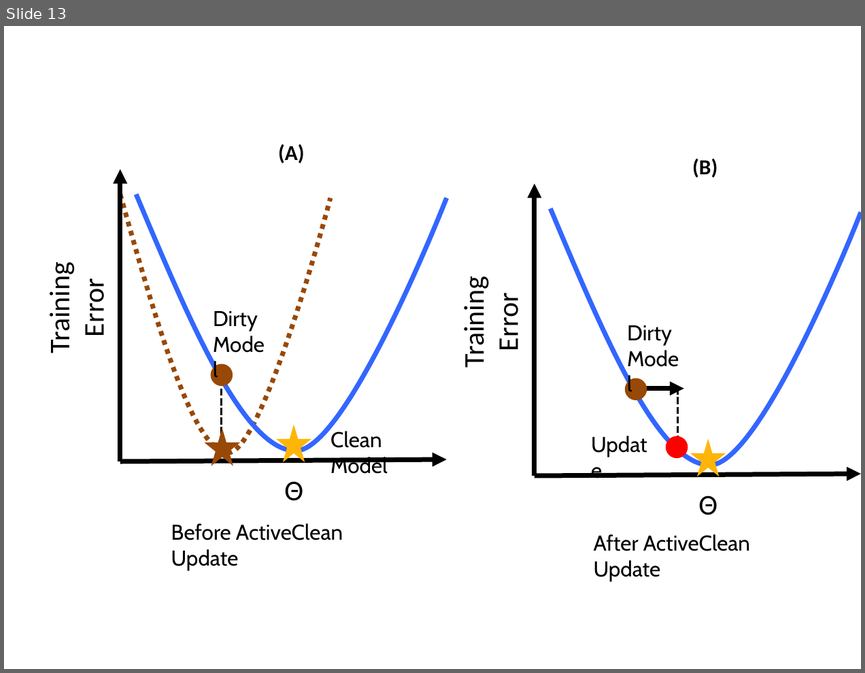
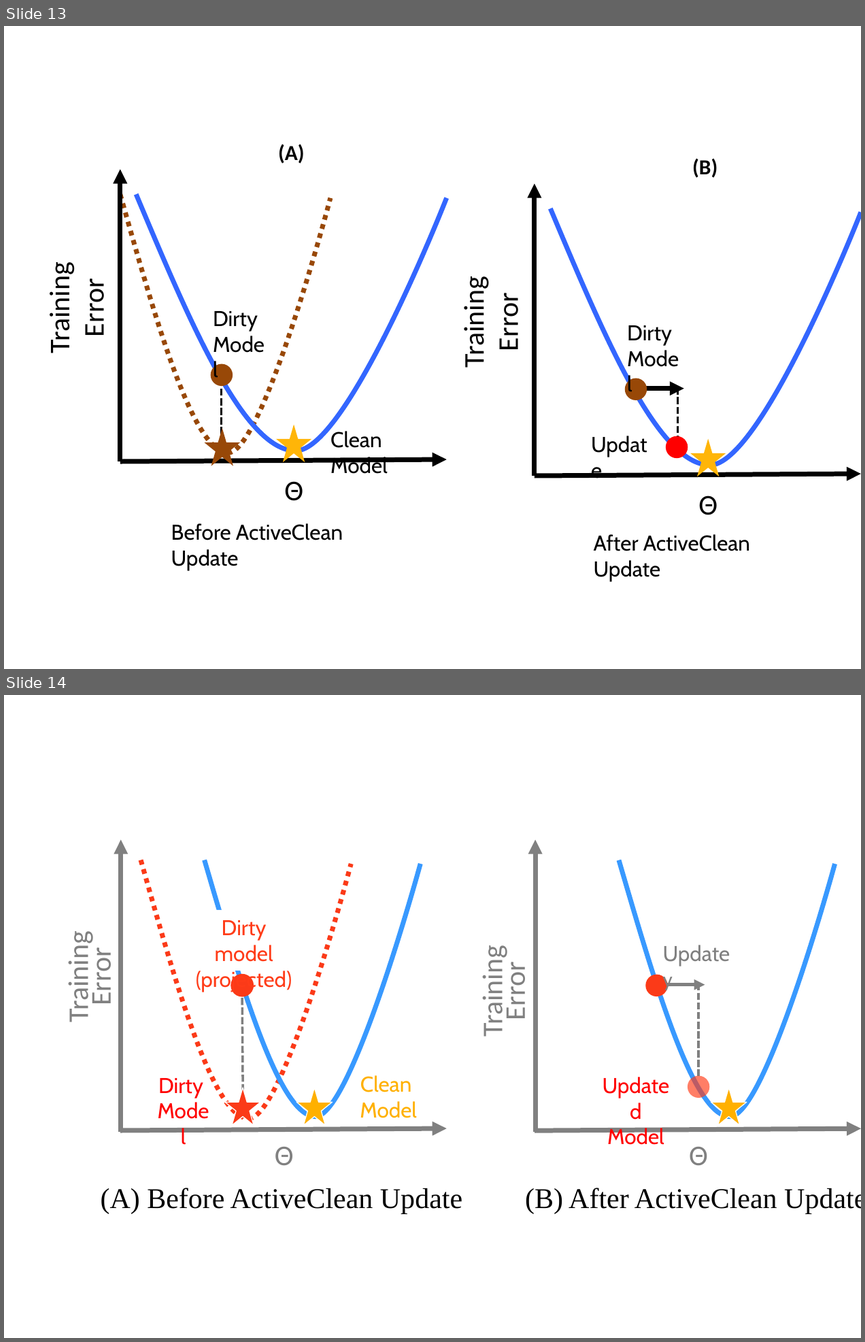
Before and after one commit to sjyk/sampleml, a slide deck: figs/figs.pptx. Shown one above the other, each under a label of ours: slide 13 before the commit, slides 13 and 14 after it. The pictures are 865x673 and 865x1342 pixels, drawn with LibreOffice and Linux fonts; fonts in the diff are those of the drawing. Boxes give left, top, right and bottom in pixels: in the first picture for what was removed or moved away, otherwise in the second. Text is boxed around its words. In the diff, an @@ line names an element or a change of style, - is before the commit and + after.

```diff
--- a/figs/figs.pptx
+++ b/figs/figs.pptx
@@ slide 14 added at <box>4,695,861,1338</box>, background #FFFFFF @@
@@ arrow added from (120, 1132) to (120, 840), #808080 4 pt @@
@@ arrow added from (535, 1132) to (535, 840), #808080 4 pt @@
@@ freeform shape added at <box>141,860,351,1118</box>, outline #FB3A18 4 pt dashed @@
@@ freeform shape added at <box>205,860,420,1117</box>, outline #3899FF 4 pt @@
@@ freeform shape added at <box>618,860,834,1117</box>, outline #3899FF 4 pt @@
@@ text added at <box>196,920,292,991</box>, 18 pt, text #FF3C18 @@
+Dirty model
+(projected)
@@ text added at <box>61,940,118,1020</box>, 24 pt, text #808080 @@
+Training
+Error
@@ text added at <box>475,954,532,1034</box>, 24 pt, text #808080 @@
+Training
+Error
@@ text added at <box>663,945,730,991</box>, 18 pt, text #808080 @@
+Update y
@@ ellipse added at <box>231,974,254,997</box>, fill #FB3A18, outline #FB3A18 0.75 pt @@
@@ ellipse added at <box>646,974,668,997</box>, fill #FB3A18 @@
@@ line added from (242, 998) to (243, 1118), #808080 2 pt dashed @@
@@ arrow added from (657, 985) to (705, 985), #808080 3 pt @@
@@ line added from (698, 983) to (698, 1075), #808080 2 pt dashed @@
@@ text added at <box>158,1078,203,1098</box>, 18 pt, text #FF0000 @@
+Dirty
+Model
@@ text added at <box>360,1075,417,1118</box>, 18 pt, text #FFB000 @@
+Clean
+Model
@@ ellipse added at <box>687,1075,710,1098</box>, fill #FF3C18 at 66% opacity @@
@@ star added at <box>225,1087,261,1125</box>, fill #FB3A18, outline #FFFFFF 0.75 pt @@
@@ star added at <box>296,1087,332,1125</box>, fill #FFB000, outline #FFFFFF 0.75 pt @@
@@ star added at <box>711,1087,747,1125</box>, fill #FFB000, outline #FFFFFF 0.75 pt @@
@@ arrow added from (120, 1130) to (446, 1129), #808080 4 pt @@
@@ arrow added from (534, 1130) to (861, 1129), #808080 4 pt @@
@@ text added at <box>607,1127,664,1144</box>, 18 pt, text #FF0000 @@
+Updated
+Model
@@ text added at <box>275,1147,294,1165</box>, 24 pt, text #808080 @@
+Θ
@@ text added at <box>689,1147,708,1165</box>, 24 pt, text #808080 @@
+Θ
@@ text added at <box>101,1187,462,1214</box>, 24 pt, text #000000 @@
+(A) Before ActiveClean Update
@@ text added at <box>525,1187,861,1214</box>, 24 pt, text #000000 @@
+(B) After ActiveClean Update
```
Also in this commit, not shown: 1 other slide added, 4 other files.
